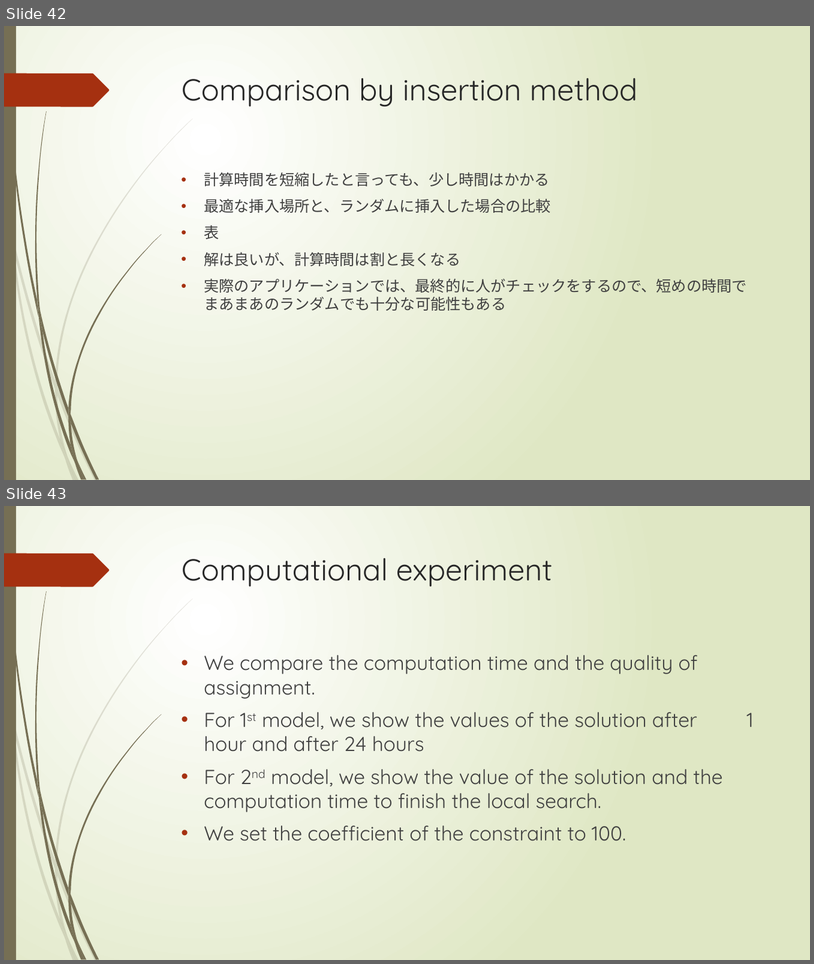
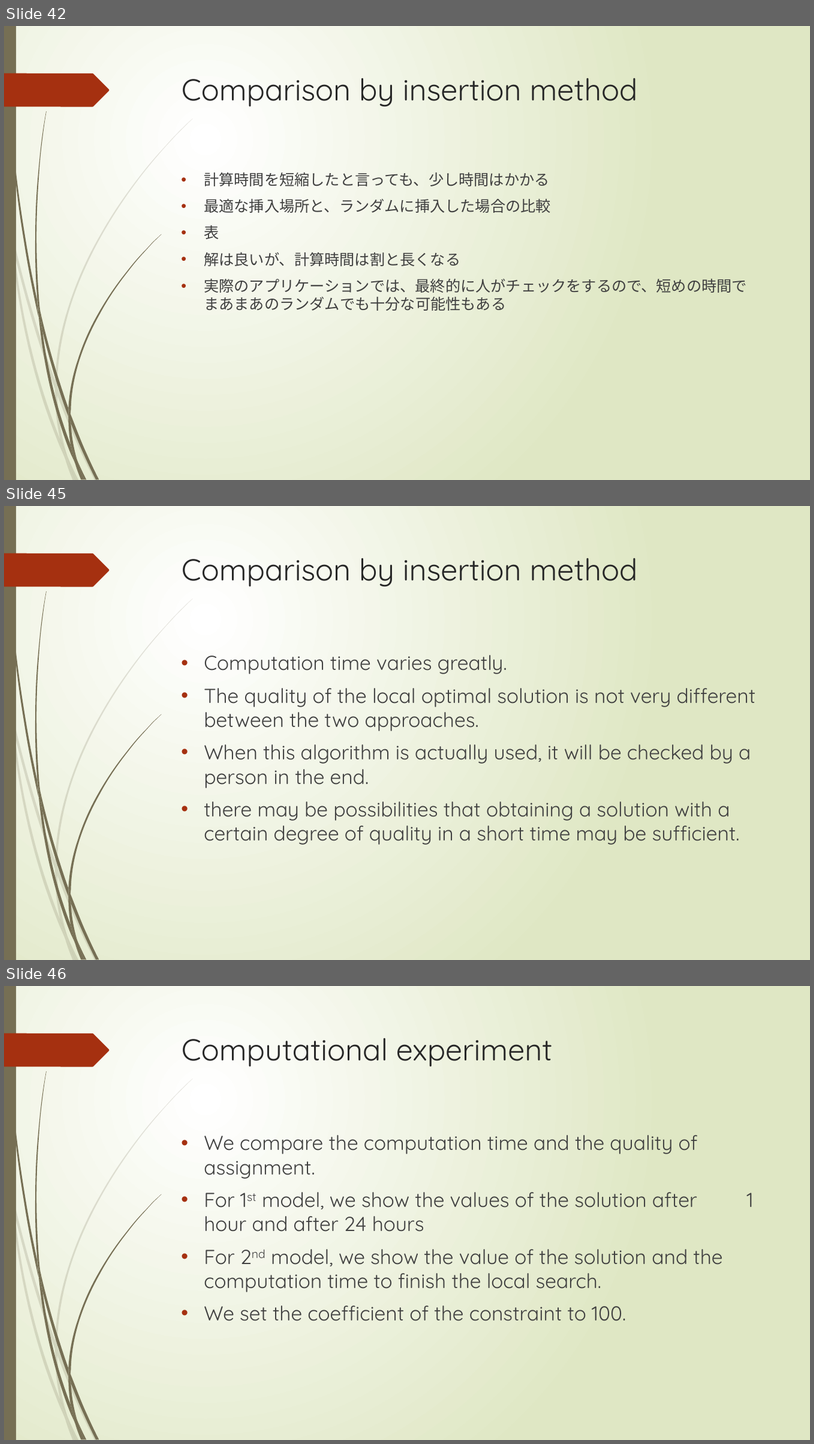
Before and after one commit to r-kurosu/kline_new, a slide deck: 竹田_修論発表.pptx. Shown one above the other, each under a label of ours: slides 42 and 43 before the commit, slides 42, 45 and 46 after it; the slides between them are not shown. The pictures are 814x964 and 814x1444 pixels, drawn with LibreOffice and Linux fonts; fonts in the diff are those of the drawing. Boxes give left, top, right and bottom in pixels: in the first picture for what was removed or moved away, otherwise in the second. Text is boxed around its words. In the diff, an @@ line names an element or a change of style, - is before the commit and + after.

```diff
--- a/竹田_修論発表.pptx
+++ b/竹田_修論発表.pptx
@@ slide 45 added at (4,506,810,960), background gradient #FFFFFF to #DFE8C4; not listed: 24 template elements that a slide beside it also shows @@
@@ title added at (182,558,638,586), 36 pt, text #262626 @@
+Comparison by insertion method
@@ text added at (204,655,756,844), 24 pt, text #404040 @@
+• Computation time varies greatly.
+• The quality of the local optimal solution is not very different between the two approaches.
+• When this algorithm is actually used, it will be checked by a person in the end.
+• there may be possibilities that obtaining a solution with a certain degree of quality in a short time may be sufficient.
@@ what was slide 43 is now slide 46 @@
```
Also in this commit, not shown: 2 other slides added.
